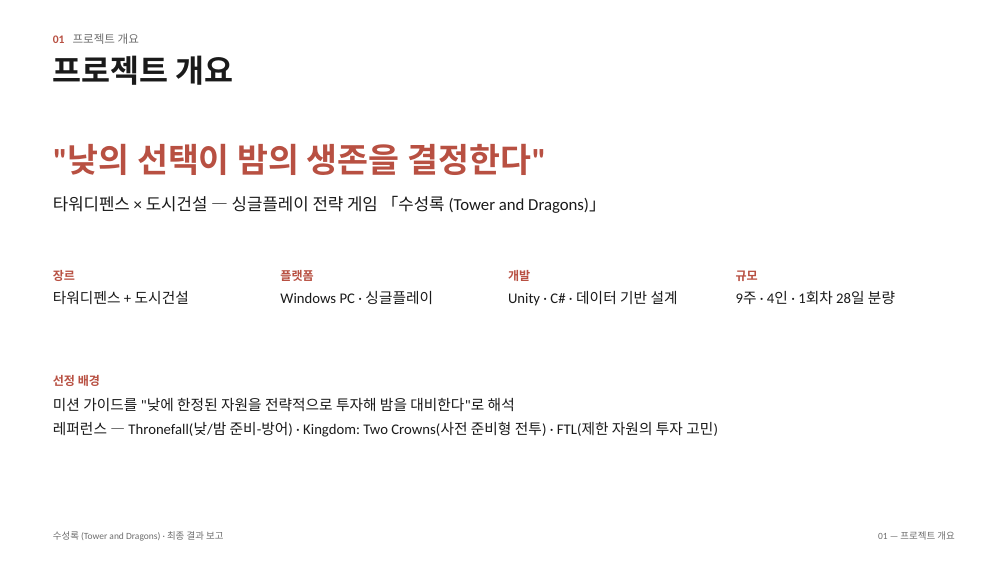
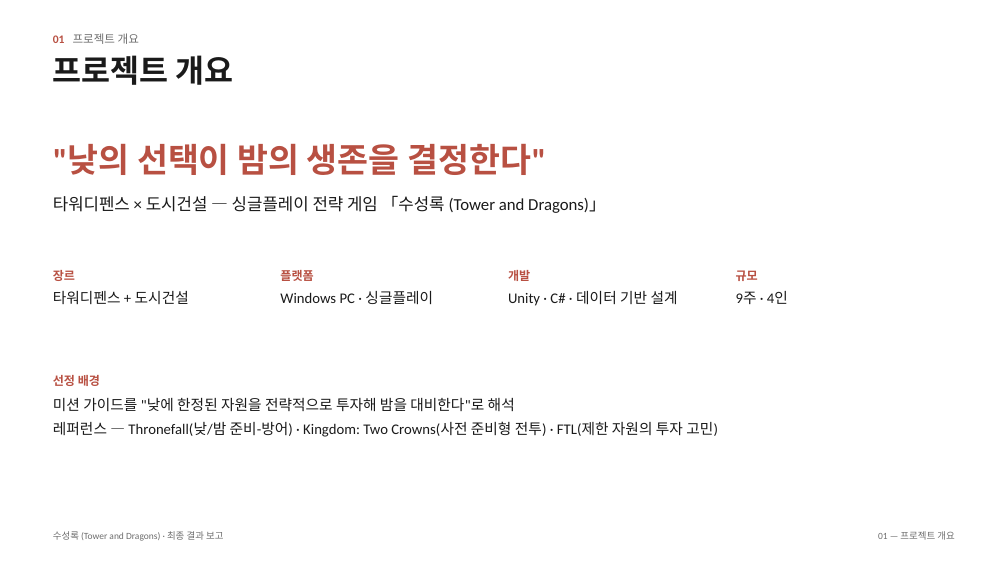
Before and after one commit to JoKangHyeon/TowerAndDragon, a slide deck: slide 3 of Docs/수성록_최종결과보고_초안.pptx. Drawn at 1008x567 pixels with LibreOffice and Linux fonts; fonts in the diff are those of the drawing. Boxes give left, top, right and bottom in pixels: in the first picture for what was removed or moved away, otherwise in the second. Text is boxed around its words. In the diff, an @@ line names an element or a change of style, - is before the commit and + after.

```diff
--- a/Docs/수성록_최종결과보고_초안.pptx
+++ b/Docs/수성록_최종결과보고_초안.pptx
@@ text at [736,291,788,304]: text changed @@
-9주 · 4인 · 1회차 28일 분량
+9주 · 4인
```
Also in this commit, not shown: 4 other slides changed, 1 other file.
